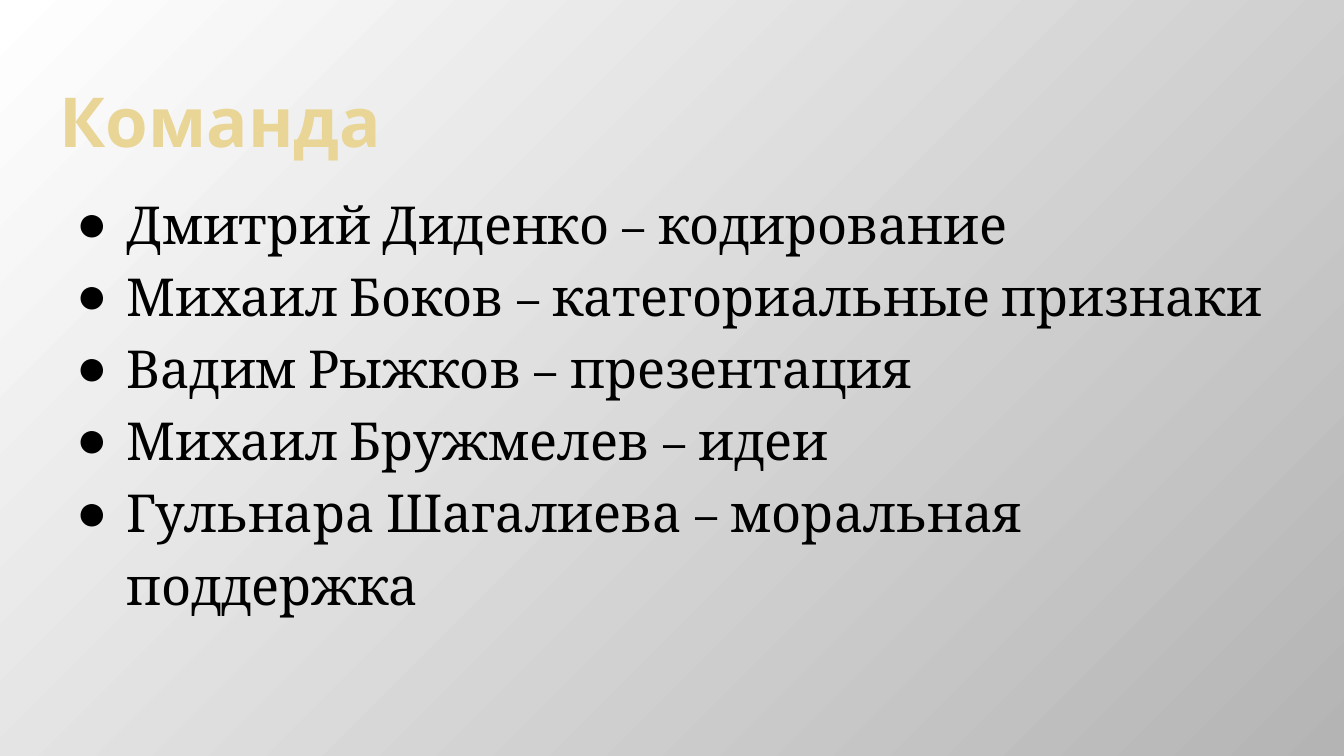
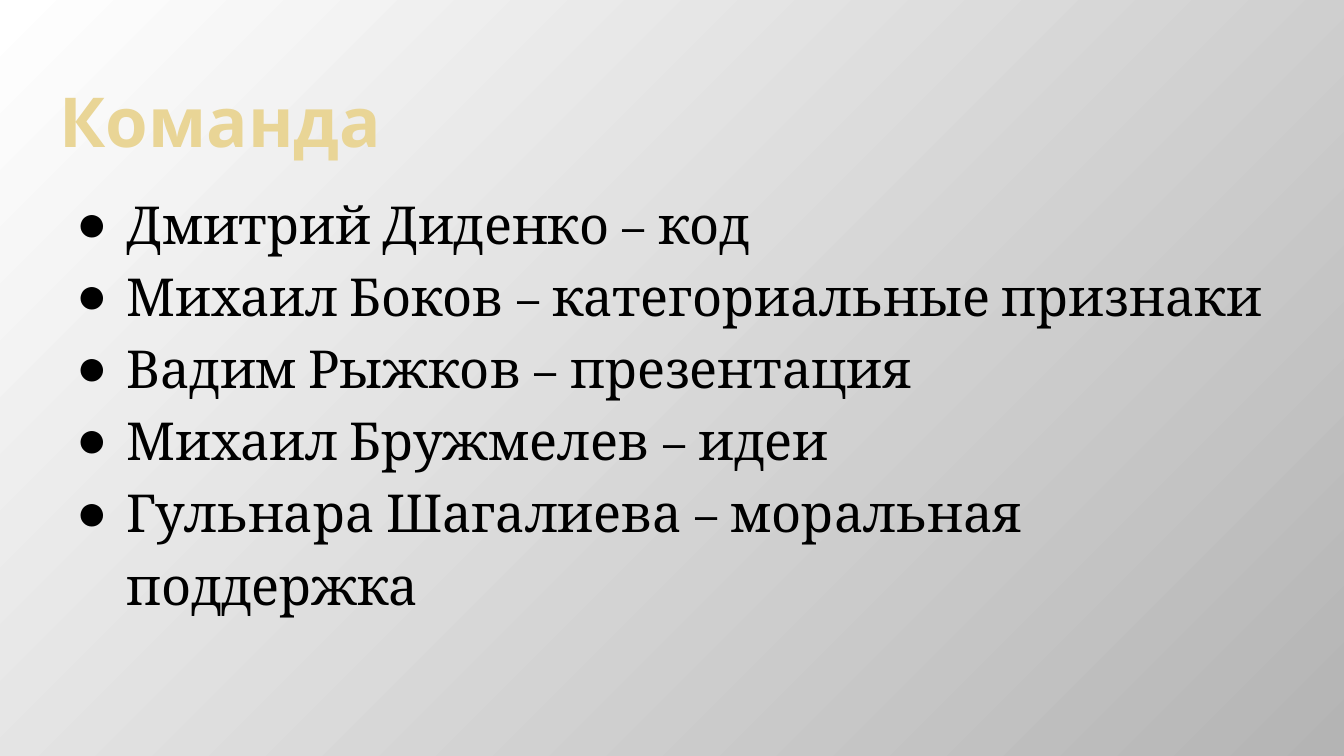
Before and after one commit to Dimildizio/DS_course, a slide deck: slide 2 of gradient-boosting/reports/House prices.pptx (slide 13 before the commit). Drawn at 1344x756 pixels with LibreOffice and Linux fonts; fonts in the diff are those of the drawing. Boxes give left, top, right and bottom in pixels: in the first picture for what was removed or moved away, otherwise in the second. Text is boxed around its words. In the diff, an @@ line names an element or a change of style, - is before the commit and + after.

```diff
--- a/gradient-boosting/reports/House prices.pptx
+++ b/gradient-boosting/reports/House prices.pptx
@@ text at box(126, 205, 749, 257): text changed @@
-● Дмитрий Диденко – кодирование
+● Дмитрий Диденко – код
```
Also in this commit, not shown: 9 other slides changed, 3 slides added, 1 slide removed.
